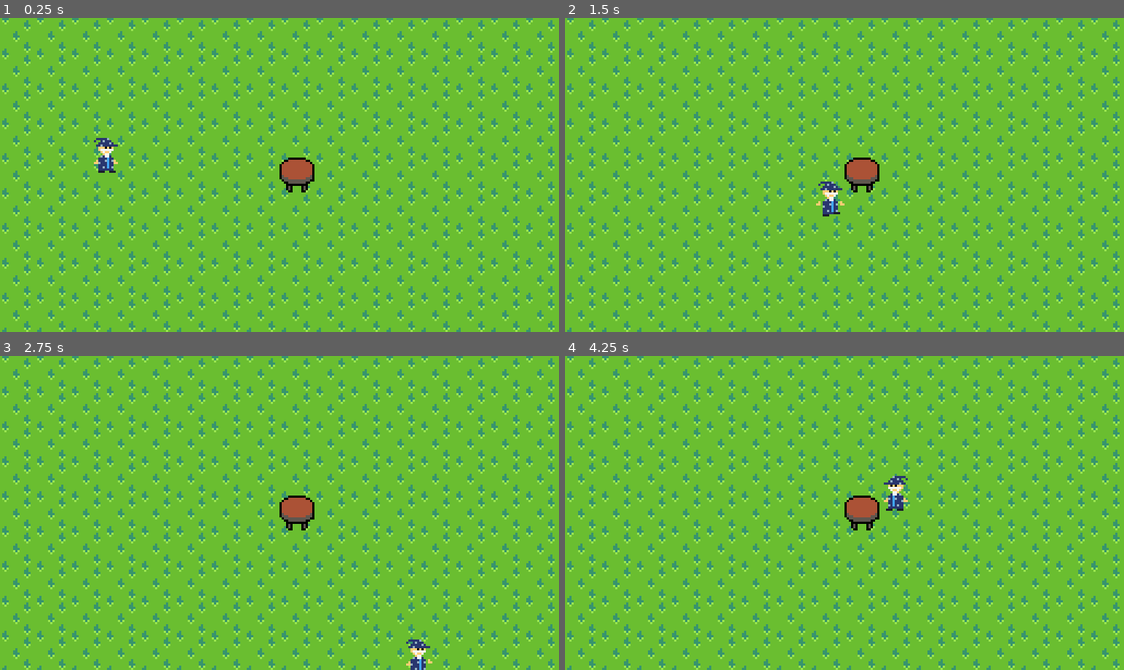
Above: before the commit, frames 1-4 (two rows, left to right).
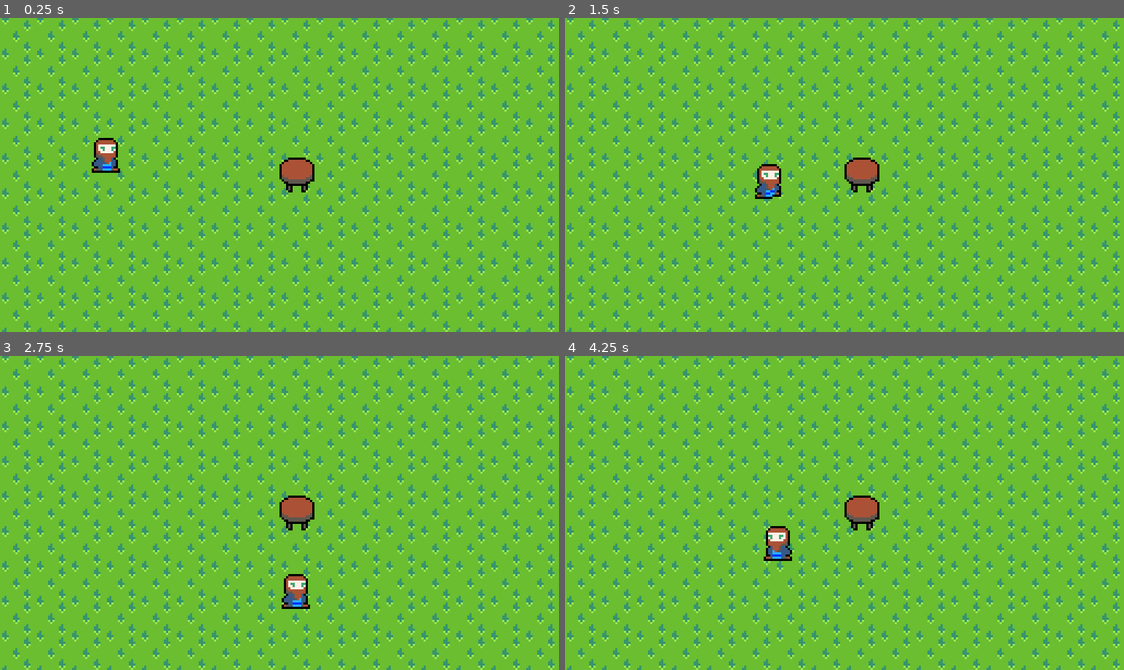
Above: after the commit, the same moments.

Repository: Ratoluz/SwordChanter
Game: Godot game, scene res://Objects/main.tscn
Same seed, same stepped clock (60 frames per second), same inputs: the game is played once before the commit and once after it.
Inputs:
- Up to frame 1 (0.25 s): no input
- Up to frame 2 (1.5 s): tap Enter at 0.5 s; hold D (Move_Right) 0.53-1.28 s; hold S (Move_Down) from 1.28 s (still down)
- Up to frame 3 (2.75 s): release S (Move_Down) at 2.03 s; hold D (Move_Right) from 2.03 s (still down)
- Up to frame 4 (4.25 s): release D (Move_Right) at 2.78 s; hold W (Move_Up) 2.78-3.53 s; hold A (Move_Left) from 3.53 s (still down)

The runs differ from the first frame. In frame 1, 0.5% of the frame differs, in the area x 16-22%, y 38-50%; in frame 2, 0.7%; in frame 3, 0.7%; in frame 4, 0.8%, in the area x 35-62%, y 38-66%.

Commit message:
Zmiana postaci
Zmieniona postać, poprawiony skrypt postaci na czystszy

Diff:
--- a/Objects/Player.tscn
+++ b/Objects/Player.tscn
@@ -1,66 +1,35 @@
-[gd_scene load_steps=18 format=3 uid="uid://vntnhm8hh417"]
+[gd_scene load_steps=9 format=3 uid="uid://vntnhm8hh417"]
 
-[ext_resource type="Texture2D" uid="uid://dyjqyrjym17n6" path="res://Sprite/Player/Wizard.png" id="1_8r7yd"]
 [ext_resource type="Script" uid="uid://bxp6ywaie312n" path="res://Objects/player.gd" id="1_n6db0"]
+[ext_resource type="Texture2D" uid="uid://ch5doy1f7lwy3" path="res://Sprite/Player/Animations/playerWalk.png" id="2_n6db0"]
 
-[sub_resource type="AtlasTexture" id="AtlasTexture_n6db0"]
-atlas = ExtResource("1_8r7yd")
+[sub_resource type="AtlasTexture" id="AtlasTexture_yk4ok"]
+atlas = ExtResource("2_n6db0")
 region = Rect2(0, 0, 16, 16)
 
-[sub_resource type="AtlasTexture" id="AtlasTexture_yk4ok"]
-atlas = ExtResource("1_8r7yd")
+[sub_resource type="AtlasTexture" id="AtlasTexture_gijnf"]
+atlas = ExtResource("2_n6db0")
 region = Rect2(16, 0, 16, 16)
 
-[sub_resource type="AtlasTexture" id="AtlasTexture_gijnf"]
-atlas = ExtResource("1_8r7yd")
+[sub_resource type="AtlasTexture" id="AtlasTexture_u60sl"]
+atlas = ExtResource("2_n6db0")
 region = Rect2(32, 0, 16, 16)
 
-[sub_resource type="AtlasTexture" id="AtlasTexture_u60sl"]
-atlas = ExtResource("1_8r7yd")
+[sub_resource type="AtlasTexture" id="AtlasTexture_t1tke"]
+atlas = ExtResource("2_n6db0")
 region = Rect2(48, 0, 16, 16)
-
-[sub_resource type="AtlasTexture" id="AtlasTexture_t1tke"]
-atlas = ExtResource("1_8r7yd")
-region = Rect2(64, 0, 16, 16)
-
-[sub_resource type="AtlasTexture" id="AtlasTexture_qwxmt"]
-atlas = ExtResource("1_8r7yd")
-region = Rect2(80, 0, 16, 16)
-
-[sub_resource type="AtlasTexture" id="AtlasTexture_i4q3a"]
-atlas = ExtResource("1_8r7yd")
-region = Rect2(96, 0, 16, 16)
-
-[sub_resource type="AtlasTexture" id="AtlasTexture_qwt6c"]
-atlas = ExtResource("1_8r7yd")
-region = Rect2(112, 0, 16, 16)
-
-[sub_resource type="AtlasTexture" id="AtlasTexture_ivlea"]
-atlas = ExtResource("1_8r7yd")
-region = Rect2(128, 0, 16, 16)
-
-[sub_resource type="AtlasTexture" id="AtlasTexture_0ryu0"]
-atlas = ExtResource("1_8r7yd")
-region = Rect2(144, 0, 16, 16)
-
-[sub_resource type="AtlasTexture" id="AtlasTexture_jofwx"]
-atlas = ExtResource("1_8r7yd")
-region = Rect2(160, 0, 16, 16)
-
-[sub_resource type="AtlasTexture" id="AtlasTexture_qdtrf"]
-atlas = ExtResource("1_8r7yd")
-region = Rect2(176, 0, 16, 16)
-
-[sub_resource type="AtlasTexture" id="AtlasTexture_a14ne"]
-atlas = ExtResource("1_8r7yd")
-region = Rect2(192, 0, 16, 16)
 
 [sub_resource type="SpriteFrames" id="SpriteFrames_l4x1r"]
 animations = [{
 "frames": [{
 "duration": 1.0,
-"texture": SubResource("AtlasTexture_n6db0")
+"texture": SubResource("AtlasTexture_yk4ok")
+}],
+"loop": true,
+"name": &"idle",
+"speed": 5.0
 }, {
+"frames": [{
 "duration": 1.0,
 "texture": SubResource("AtlasTexture_yk4ok")
 }, {
@@ -72,43 +41,14 @@
 }, {
 "duration": 1.0,
 "texture": SubResource("AtlasTexture_t1tke")
-}, {
-"duration": 1.0,
-"texture": SubResource("AtlasTexture_qwxmt")
-}, {
-"duration": 1.0,
-"texture": SubResource("AtlasTexture_i4q3a")
-}, {
-"duration": 1.0,
-"texture": SubResource("AtlasTexture_qwt6c")
-}, {
-"duration": 1.0,
-"texture": SubResource("AtlasTexture_ivlea")
-}],
-"loop": true,
-"name": &"Idle",
-"speed": 5.0
-}, {
-"frames": [{
-"duration": 1.0,
-"texture": SubResource("AtlasTexture_0ryu0")
-}, {
-"duration": 1.0,
-"texture": SubResource("AtlasTexture_jofwx")
-}, {
-"duration": 1.0,
-"texture": SubResource("AtlasTexture_qdtrf")
-}, {
-"duration": 1.0,
-"texture": SubResource("AtlasTexture_a14ne")
 }],
 "loop": true,
 "name": &"walk",
-"speed": 5.0
+"speed": 12.0
 }]
 
 [sub_resource type="RectangleShape2D" id="RectangleShape2D_cut1y"]
-size = Vector2(13, 2)
+size = Vector2(14, 16)
 
 [node name="CharacterBody2D" type="CharacterBody2D"]
 script = ExtResource("1_n6db0")
@@ -116,8 +56,7 @@
 [node name="AnimatedSprite2D" type="AnimatedSprite2D" parent="."]
 sprite_frames = SubResource("SpriteFrames_l4x1r")
 animation = &"walk"
-frame_progress = 0.213147
+frame_progress = 0.287088
 
 [node name="CollisionShape2D" type="CollisionShape2D" parent="."]
-position = Vector2(-0.5, 7)
 shape = SubResource("RectangleShape2D_cut1y")
--- a/Objects/main.tscn
+++ b/Objects/main.tscn
@@ -37,4 +37,3 @@
 
 [node name="CharacterBody2D" parent="." instance=ExtResource("1_wfcdt")]
 position = Vector2(49, 63)
-speed = 100
--- a/Objects/player.gd
+++ b/Objects/player.gd
@@ -1,28 +1,31 @@
 extends CharacterBody2D
 
-@export var speed = 400
+var speed = 60
 var screen_size
 
-# Called when the node enters the scene tree for the first time.
 func _ready() -> void:
 	screen_size = get_viewport_rect().size
+	$AnimatedSprite2D.play("idle")
 
-	$AnimatedSprite2D.play("Idle")
+func apply_velocity():
+	var input_direction = Input.get_vector('Move_Left', 'Move_Right', 'Move_Up', 'Move_Down')
+	velocity = speed * input_direction
 
-func get_input():
-	var input_direction = Input.get_vector('Move_Left', 'Move_Right', 'Move_Up', 'Move_Down')
-	velocity = input_direction * speed
+func flip():
+	if not $AnimatedSprite2D.flip_h and velocity.x < 0:
+		$AnimatedSprite2D.flip_h = true
+		return
+	if $AnimatedSprite2D.flip_h and velocity.x > 0:
+		$AnimatedSprite2D.flip_h = false
 
-func _process(delta: float) -> void:
-	get_input()
-	move_and_slide()
-
+func play_anims():
 	if velocity.length() > 0:
 		$AnimatedSprite2D.play("walk")
-	else:
-		$AnimatedSprite2D.play("Idle")
+		return
+	$AnimatedSprite2D.play("idle")
 
-	if velocity.x != 0:
-		$AnimatedSprite2D.animation = "walk"
-		$AnimatedSprite2D.flip_v = false
-		$AnimatedSprite2D.flip_h = velocity.x < 0
+func _physics_process(delta: float) -> void:
+	apply_velocity()
+	move_and_slide()
+	flip()
+	play_anims()
--- a/project.godot
+++ b/project.godot
@@ -49,3 +49,4 @@
 [rendering]
 
 textures/canvas_textures/default_texture_filter=3
+2d/snap/snap_2d_transforms_to_pixel=true
Binary file added: Sprite/Player/Animations/playerWalk.png
Not shown, changed: Sprite/Player/Animations/playerWalk.png.import
Binary file removed: Sprite/Player/Wizard.png
